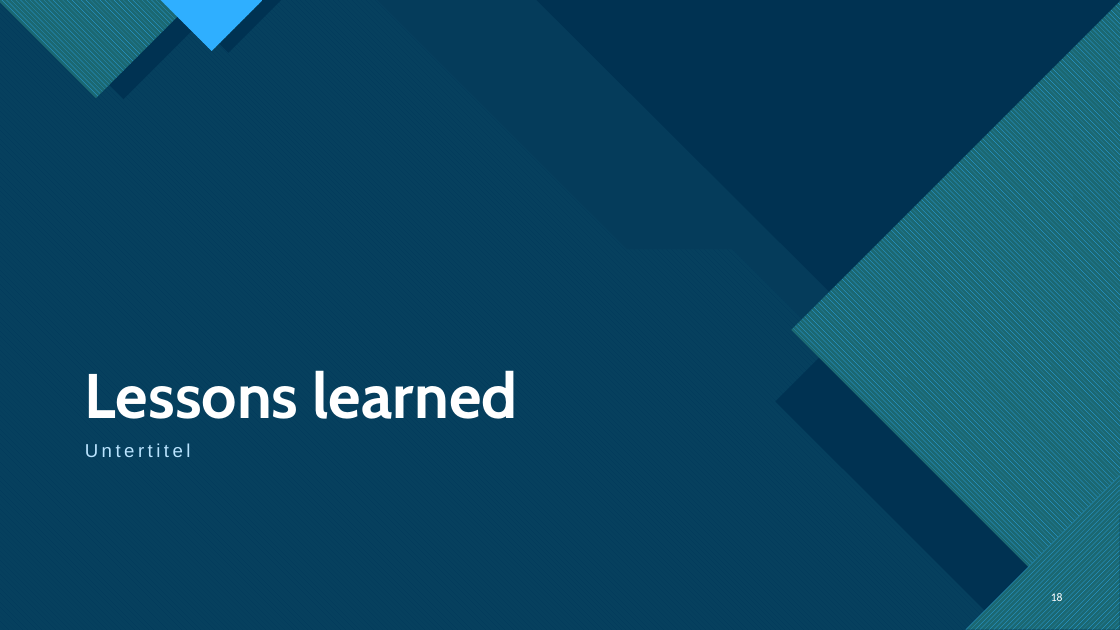
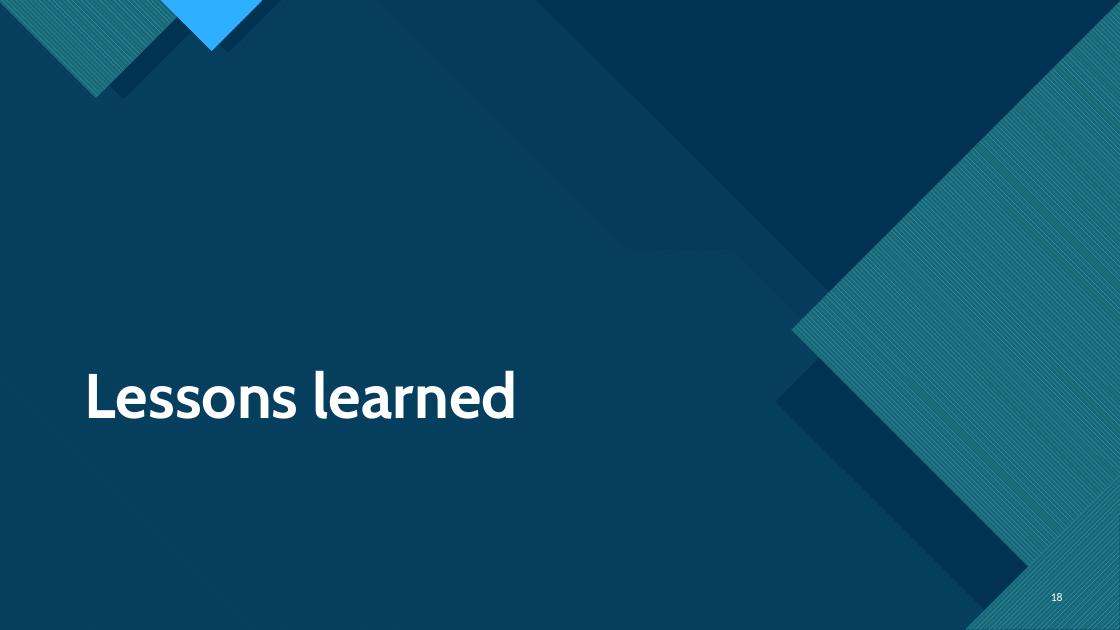
Before and after one commit to TietoLP/IU-Kochbuch, a slide deck: slide 18 of Fallstudie_Kochbuch.pptx. Drawn at 1120x630 pixels with LibreOffice and Linux fonts; fonts in the diff are those of the drawing. Boxes give left, top, right and bottom in pixels: in the first picture for what was removed or moved away, otherwise in the second. Text is boxed around its words. In the diff, an @@ line names an element or a change of style, - is before the commit and + after.

```diff
--- a/Fallstudie_Kochbuch.pptx
+++ b/Fallstudie_Kochbuch.pptx
@@ text removed at (85, 443, 191, 457) @@
-Untertitel
```
Also in this commit, not shown: 3 other slides changed, 1 other file.
